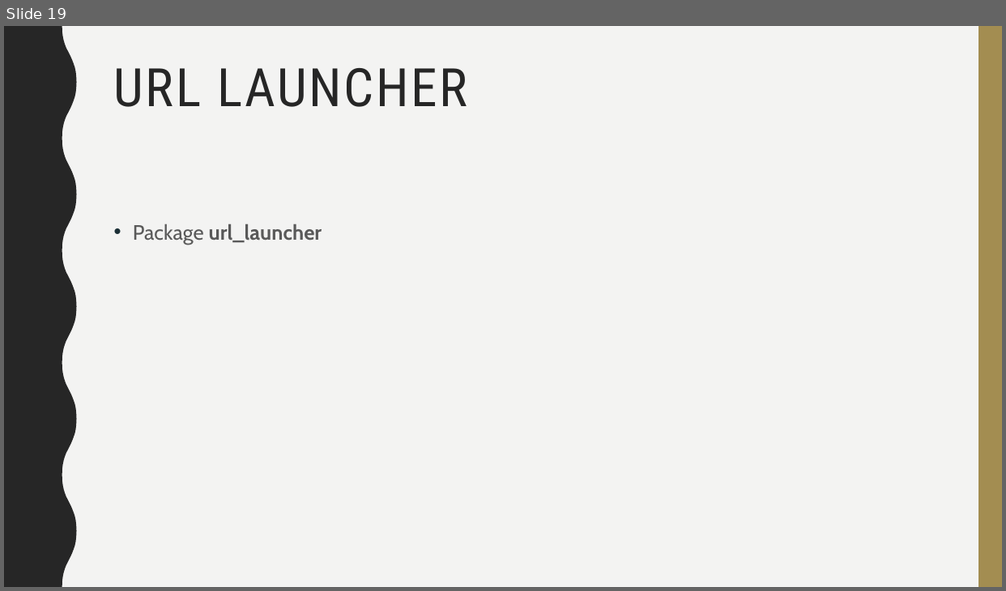
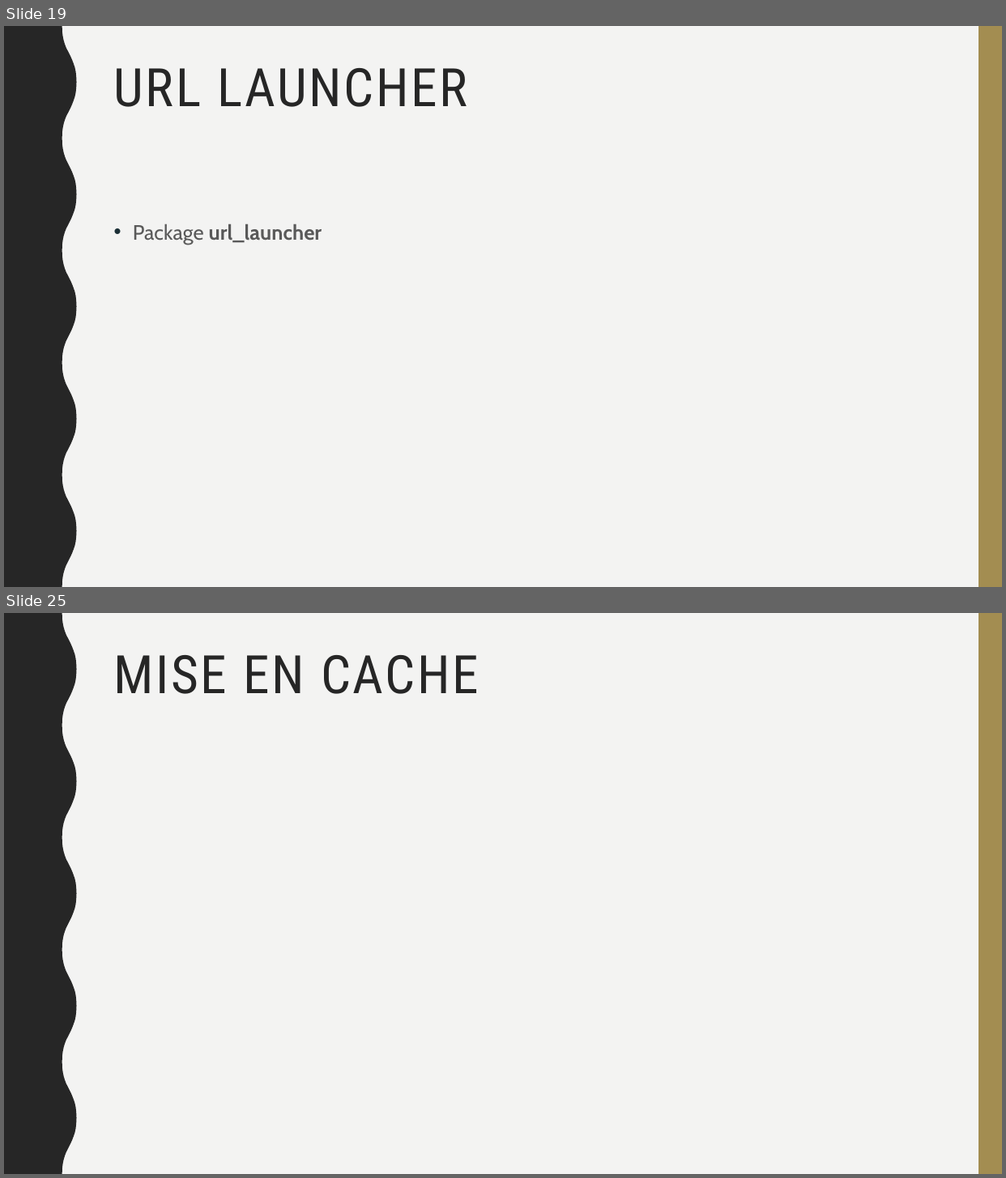
Before and after one commit to Tristan54/Mobile-projects, a slide deck: présentation.odp. Shown one above the other, each under a label of ours: slide 19 before the commit, slides 19 and 25 after it; the slides between them are not shown. The pictures are 1006x591 and 1006x1178 pixels, drawn with LibreOffice and Linux fonts; fonts in the diff are those of the drawing. Boxes give left, top, right and bottom in pixels: in the first picture for what was removed or moved away, otherwise in the second. Text is boxed around its words. In the diff, an @@ line names an element or a change of style, - is before the commit and + after.

```diff
--- a/présentation.odp
+++ b/présentation.odp
@@ slide 25 added at [4,613,1002,1174], background #F3F3F2; not listed: 2 template elements that a slide beside it also shows @@
@@ title added at [114,655,479,694], 51 pt, text #262626 @@
+MISE EN CACHE
```
Also in this commit, not shown: 8 other slides added, 1 other file.
